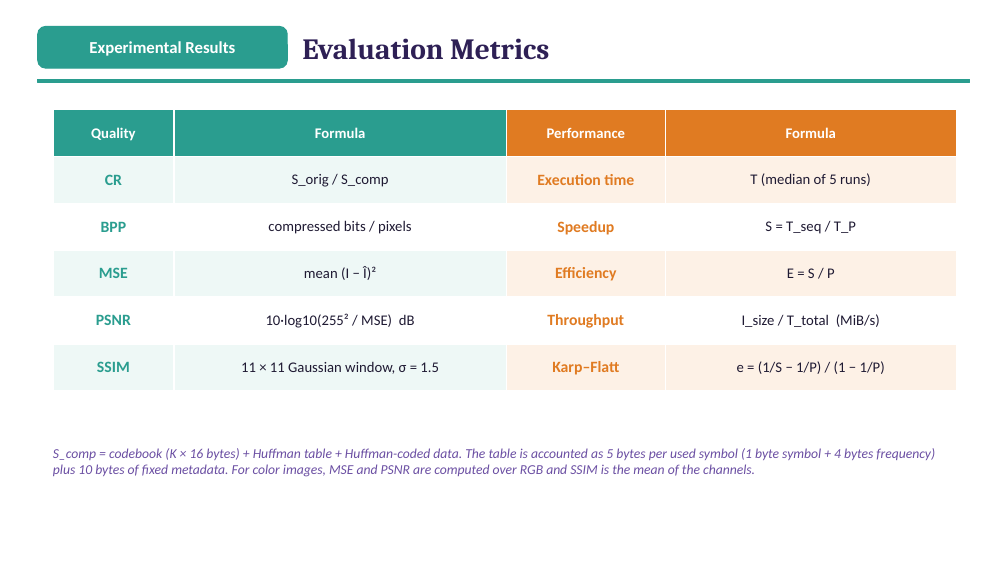
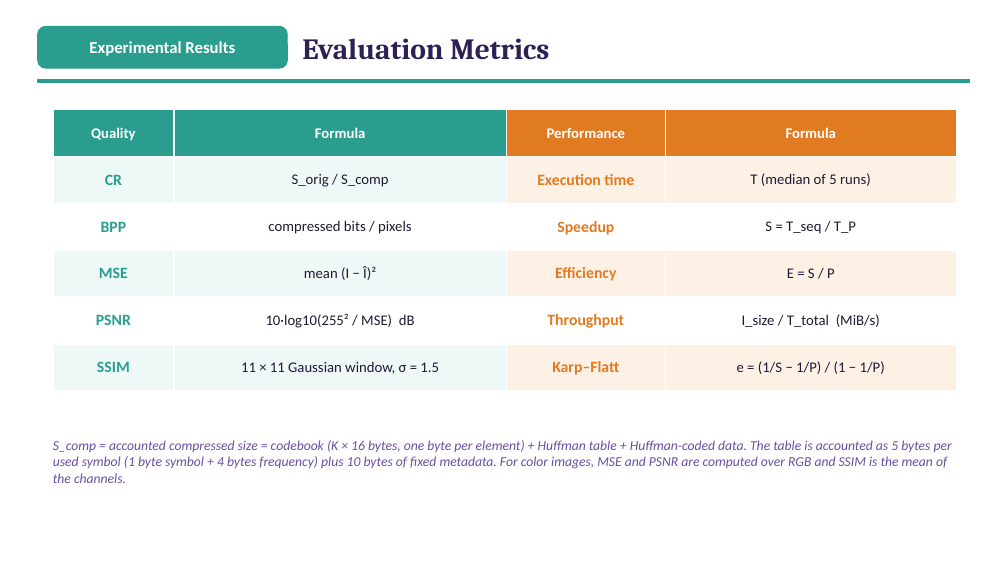
Before and after one commit to ibtihal-cpu/mihk, a slide deck: slide 19 of results/seminar/figs/Seminar_Ibtihal_v3.pptx. Drawn at 1008x567 pixels with LibreOffice and Linux fonts; fonts in the diff are those of the drawing. Boxes give left, top, right and bottom in pixels: in the first picture for what was removed or moved away, otherwise in the second. Text is boxed around its words. In the diff, an @@ line names an element or a change of style, - is before the commit and + after.

```diff
--- a/results/seminar/figs/Seminar_Ibtihal_v3.pptx
+++ b/results/seminar/figs/Seminar_Ibtihal_v3.pptx
@@ text at bbox=[53, 440, 952, 483]: text changed @@
-S_comp = codebook (K × 16 bytes) + Huffman table + Huffman-coded data. The table is accounted as 5 bytes per used symbol (1 byte symbol + 4 bytes frequency) plus 10 bytes of fixed metadata. For color images, MSE and PSNR are computed over RGB and SSIM is the mean of the channels.
+S_comp = accounted compressed size = codebook (K × 16 bytes, one byte per element) + Huffman table + Huffman-coded data. The table is accounted as 5 bytes per used symbol (1 byte symbol + 4 bytes frequency) plus 10 bytes of fixed metadata. For color images, MSE and PSNR are computed over RGB and SSIM is the mean of the channels.
```
Also in this commit, not shown: 7 other slides changed, 6 other files.
